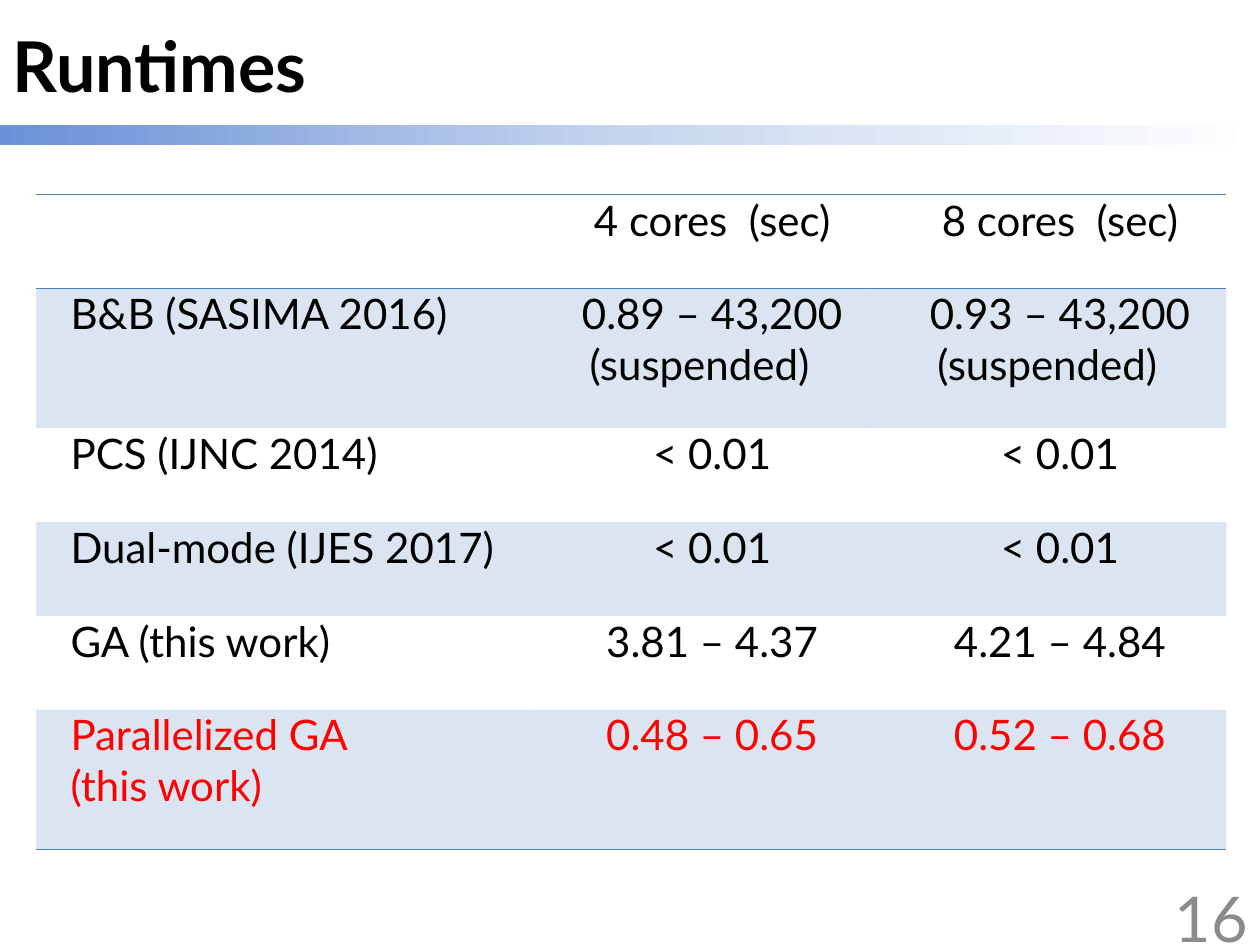
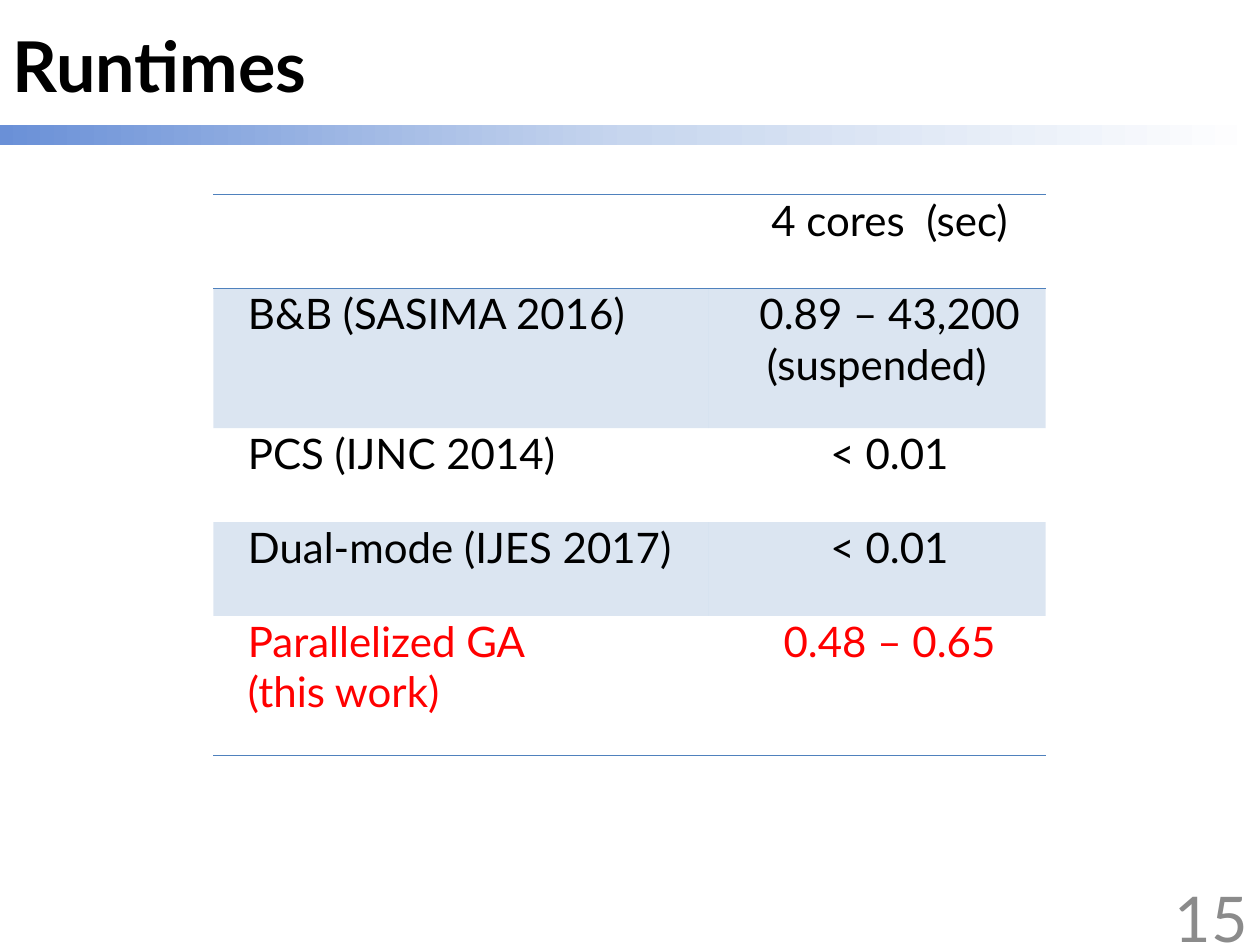
Before and after one commit to scomup/Genetic_Scheduler, a slide deck: slide 15 of ppt.pptx (slide 16 before the commit). Drawn at 1260x945 pixels with LibreOffice and Linux fonts; fonts in the diff are those of the drawing. Boxes give left, top, right and bottom in pixels: in the first picture for what was removed or moved away, otherwise in the second. Text is boxed around its words. In the diff, an @@ line names an element or a change of style, - is before the commit and + after.

```diff
--- a/ppt.pptx
+++ b/ppt.pptx
@@ table at <box>213,195,1046,756</box> @@
- | 4 cores (sec) | 8 cores (sec)
-B&B (SASIMA 2016) | 0.89 – 43,200 (suspended) | 0.93 – 43,200 (suspended)
-PCS (IJNC 2014) | < 0.01 | < 0.01
-Dual-mode (IJES 2017) | < 0.01 | < 0.01
-GA (this work) | 3.81 – 4.37 | 4.21 – 4.84
-Parallelized GA / (this work) | 0.48 – 0.65 | 0.52 – 0.68
+ | 4 cores (sec)
+B&B (SASIMA 2016) | 0.89 – 43,200 (suspended)
+PCS (IJNC 2014) | < 0.01
+Dual-mode (IJES 2017) | < 0.01
+Parallelized GA / (this work) | 0.48 – 0.65
@@ table: place and size @@
-table at <box>35,195,1226,850</box>
+table at <box>213,195,1046,756</box>
@@ page number at <box>1175,897,1248,943</box>: text changed @@
-16
+15
```
Also in this commit, not shown: 5 other slides changed.
